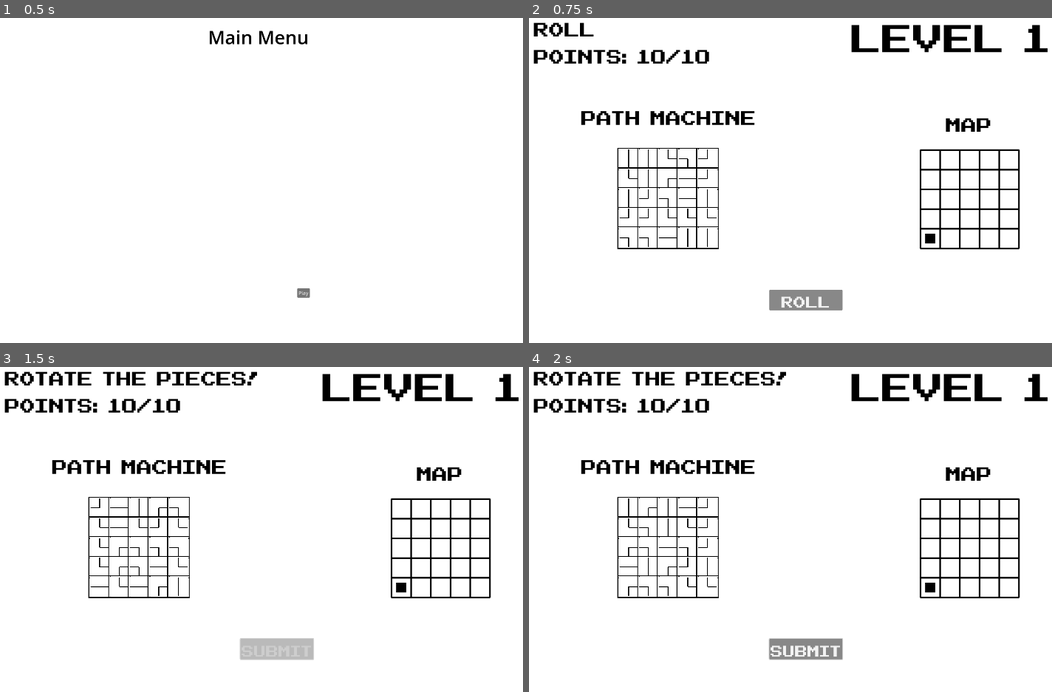
Above: before the commit, frames 1-4 (two rows, left to right).
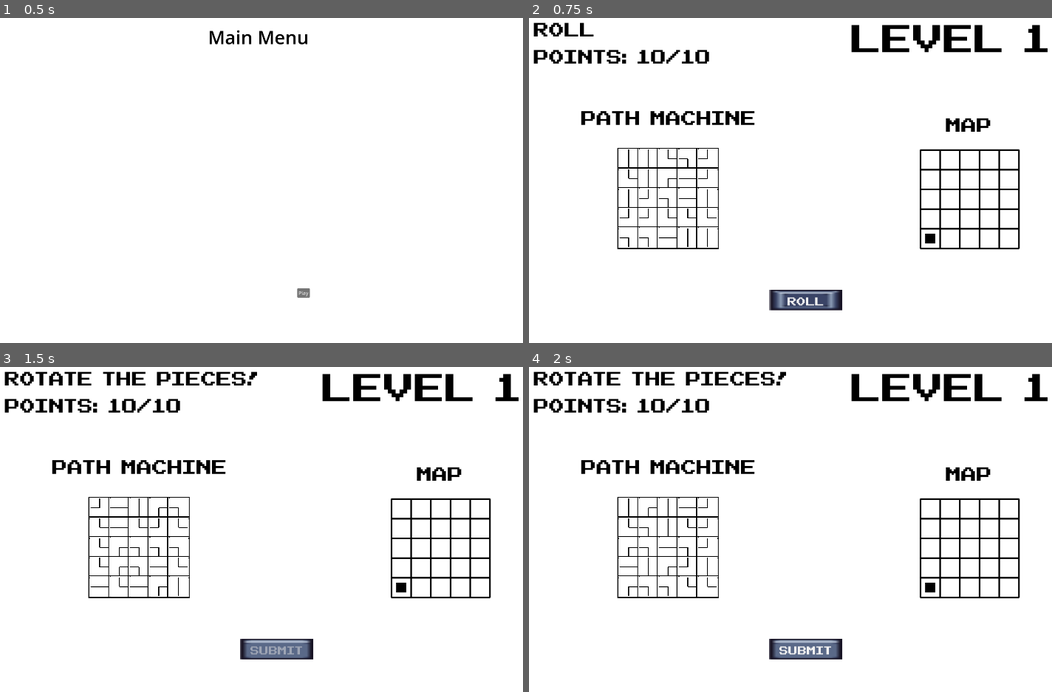
Above: after the commit, the same moments.

Repository: Peachball/gmtk-2025
Game: Godot game, scene res://scenes/menu.tscn
Same seed, same stepped clock (60 frames per second), same inputs: the game is played once before the commit and once after it.
Inputs:
- Up to frame 1 (0.5 s): no input
- Up to frame 2 (0.75 s): click "Play" at 0.5 s
- Up to frame 3 (1.5 s): click "Roll" at 1.25 s
- Up to frame 4 (2 s): no input

Frame 1 is identical in both runs. In frame 2, 0.9% of the frame differs, in the area x 45-61%, y 83-90%; in frame 3, 0.9%, in the area x 45-61%, y 83-91%; in frame 4, 0.9%.

Commit message:
add button theme

Diff:
--- /dev/null
+++ b/button_theme.tres
@@ -0,0 +1,38 @@
+[gd_resource type="Theme" load_steps=5 format=3 uid="uid://bj2t2yivp2ovy"]
+
+[ext_resource type="FontFile" uid="uid://b274shtmu3nu3" path="res://NESCyrillic.ttf" id="1_jjpe7"]
+[ext_resource type="Texture2D" uid="uid://d2cjq0o2jb0ik" path="res://ButtonsMap.png" id="2_5nl6s"]
+
+[sub_resource type="StyleBoxTexture" id="StyleBoxTexture_x6ffq"]
+texture = ExtResource("2_5nl6s")
+region_rect = Rect2(126, 18, 16, 16)
+
+[sub_resource type="StyleBoxTexture" id="StyleBoxTexture_jjpe7"]
+texture = ExtResource("2_5nl6s")
+region_rect = Rect2(126, 0, 16, 16)
+
+[resource]
+Button/colors/font_color = Color(0.875, 0.875, 0.875, 1)
+Button/colors/font_disabled_color = Color(0.875, 0.875, 0.875, 0.5)
+Button/colors/font_focus_color = Color(0.95, 0.95, 0.95, 1)
+Button/colors/font_hover_color = Color(0.95, 0.95, 0.95, 1)
+Button/colors/font_hover_pressed_color = Color(1, 1, 1, 1)
+Button/colors/font_outline_color = Color(0, 0, 0, 1)
+Button/colors/font_pressed_color = Color(1, 1, 1, 1)
+Button/colors/icon_disabled_color = Color(1, 1, 1, 0.4)
+Button/colors/icon_focus_color = Color(1, 1, 1, 1)
+Button/colors/icon_hover_color = Color(1, 1, 1, 1)
+Button/colors/icon_hover_pressed_color = Color(1, 1, 1, 1)
+Button/colors/icon_normal_color = Color(1, 1, 1, 1)
+Button/colors/icon_pressed_color = Color(1, 1, 1, 1)
+Button/constants/align_to_largest_stylebox = 0
+Button/constants/h_separation = 4
+Button/constants/icon_max_width = 0
+Button/constants/outline_size = 0
+Button/font_sizes/font_size = 60
+Button/fonts/font = ExtResource("1_jjpe7")
+Button/styles/disabled = SubResource("StyleBoxTexture_x6ffq")
+Button/styles/focus = SubResource("StyleBoxTexture_x6ffq")
+Button/styles/hover = SubResource("StyleBoxTexture_jjpe7")
+Button/styles/normal = SubResource("StyleBoxTexture_x6ffq")
+Button/styles/pressed = SubResource("StyleBoxTexture_jjpe7")
--- a/scenes/level.tscn
+++ b/scenes/level.tscn
@@ -1,9 +1,10 @@
-[gd_scene load_steps=5 format=3 uid="uid://hpewmm5q6vx"]
+[gd_scene load_steps=6 format=3 uid="uid://hpewmm5q6vx"]
 
 [ext_resource type="Script" uid="uid://dghhwhugu5ecp" path="res://scenes/level.gd" id="1_2q6dc"]
 [ext_resource type="PackedScene" uid="uid://jjl5ordimcp4" path="res://objects/slot_machine.tscn" id="2_w8frs"]
 [ext_resource type="PackedScene" uid="uid://yuuhuoojdr0t" path="res://objects/world_map.tscn" id="3_mx8sn"]
 [ext_resource type="FontFile" uid="uid://b274shtmu3nu3" path="res://NESCyrillic.ttf" id="4_mx8sn"]
+[ext_resource type="Theme" uid="uid://bj2t2yivp2ovy" path="res://button_theme.tres" id="4_ppgk2"]
 
 [node name="Level" type="Node2D"]
 script = ExtResource("1_2q6dc")
@@ -20,8 +21,8 @@
 offset_top = 907.0
 offset_right = 1038.0
 offset_bottom = 974.0
-theme_override_fonts/font = ExtResource("4_mx8sn")
-theme_override_font_sizes/font_size = 80
+theme = ExtResource("4_ppgk2")
+theme_override_font_sizes/font_size = 0
 text = "Submit"
 metadata/_edit_lock_ = true
 
Binary file added: ButtonsMap.png
Not shown, added: ButtonsMap.png.import
Binary file added: scenes/ButtonsMap.png
Not shown, added: scenes/ButtonsMap.png.import
